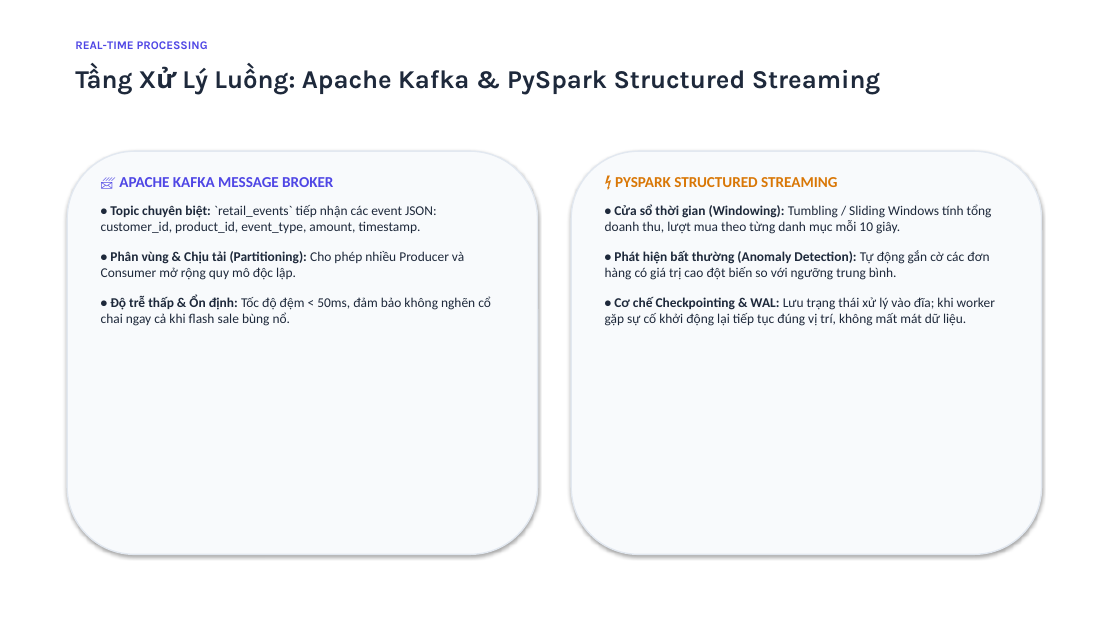
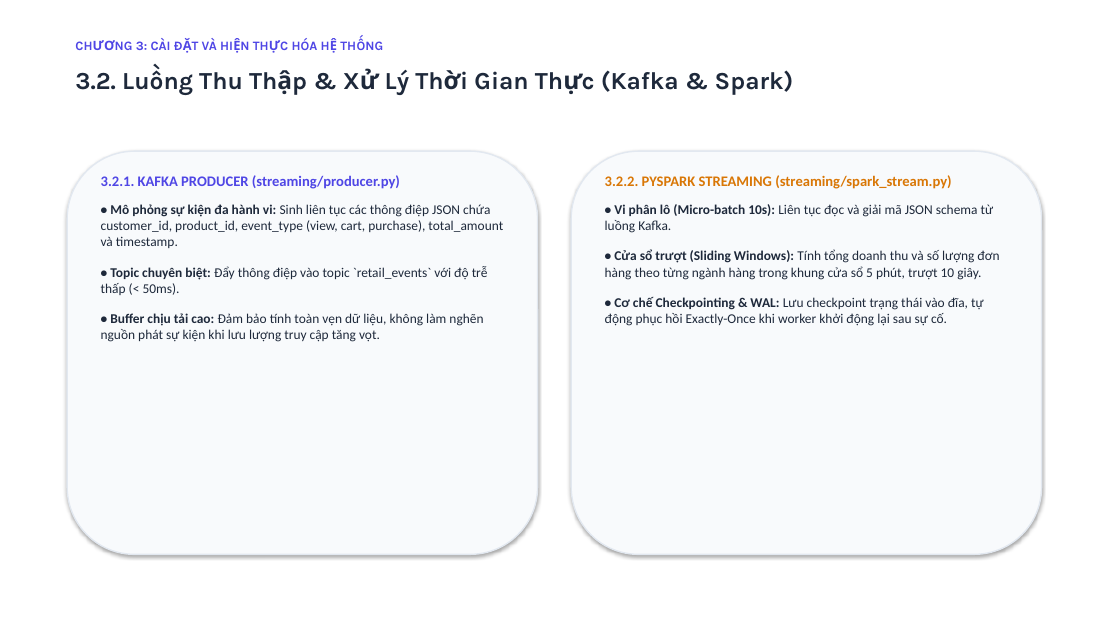
Before and after one commit to linhle100905/real-time-retail-analytics-platform, a slide deck: slide 6 of docs/Bao_Cao_Thuyet_Trinh_Do_An.pptx. Drawn at 1120x630 pixels with LibreOffice and Linux fonts; fonts in the diff are those of the drawing. Boxes give left, top, right and bottom in pixels: in the first picture for what was removed or moved away, otherwise in the second. Text is boxed around its words. In the diff, an @@ line names an element or a change of style, - is before the commit and + after.

```diff
--- a/docs/Bao_Cao_Thuyet_Trinh_Do_An.pptx
+++ b/docs/Bao_Cao_Thuyet_Trinh_Do_An.pptx
@@ text at bbox=[136, 38, 318, 50]: text changed; size 10 to 11 pt @@
-REAL-TIME PROCESSING
+CHƯƠNG 3: CÀI ĐẶT VÀ HIỆN THỰC HÓA HỆ THỐNG
@@ text at bbox=[75, 70, 794, 95]: text changed; size 22 to 21 pt @@
-Tầng Xử Lý Luồng: Apache Kafka & PySpark Structured Streaming
+3.2. Luồng Thu Thập & Xử Lý Thời Gian Thực (Kafka & Spark)
@@ text at bbox=[101, 175, 503, 342]: text changed @@
-📨 APACHE KAFKA MESSAGE BROKER
-• Topic chuyên biệt: `retail_events` tiếp nhận các event JSON: customer_id, product_id, event_type, amount, timestamp.
-• Phân vùng & Chịu tải (Partitioning): Cho phép nhiều Producer và Consumer mở rộng quy mô độc lập.
-• Độ trễ thấp & Ổn định: Tốc độ đệm < 50ms, đảm bảo không nghẽn cổ chai ngay cả khi flash sale bùng nổ.
+3.2.1. KAFKA PRODUCER (streaming/producer.py)
+• Mô phỏng sự kiện đa hành vi: Sinh liên tục các thông điệp JSON chứa customer_id, product_id, event_type (view, cart, purchase), total_amount và timestamp.
+• Topic chuyên biệt: Đẩy thông điệp vào topic `retail_events` với độ trễ thấp (< 50ms).
+• Buffer chịu tải cao: Đảm bảo tính toàn vẹn dữ liệu, không làm nghẽn nguồn phát sự kiện khi lưu lượng truy cập tăng vọt.
@@ text at bbox=[605, 175, 999, 326]: text changed @@
-⚡ PYSPARK STRUCTURED STREAMING
-• Cửa sổ thời gian (Windowing): Tumbling / Sliding Windows tính tổng doanh thu, lượt mua theo từng danh mục mỗi 10 giây.
-• Phát hiện bất thường (Anomaly Detection): Tự động gắn cờ các đơn hàng có giá trị cao đột biến so với ngưỡng trung bình.
-• Cơ chế Checkpointing & WAL: Lưu trạng thái xử lý vào đĩa; khi worker gặp sự cố khởi động lại tiếp tục đúng vị trí, không mất mát dữ liệu.
+3.2.2. PYSPARK STREAMING (streaming/spark_stream.py)
+• Vi phân lô (Micro-batch 10s): Liên tục đọc và giải mã JSON schema từ luồng Kafka.
+• Cửa sổ trượt (Sliding Windows): Tính tổng doanh thu và số lượng đơn hàng theo từng ngành hàng trong khung cửa sổ 5 phút, trượt 10 giây.
+• Cơ chế Checkpointing & WAL: Lưu checkpoint trạng thái vào đĩa, tự động phục hồi Exactly-Once khi worker khởi động lại sau sự cố.
```
Also in this commit, not shown: 10 other slides changed, 1 slide added, 1 slide removed.
